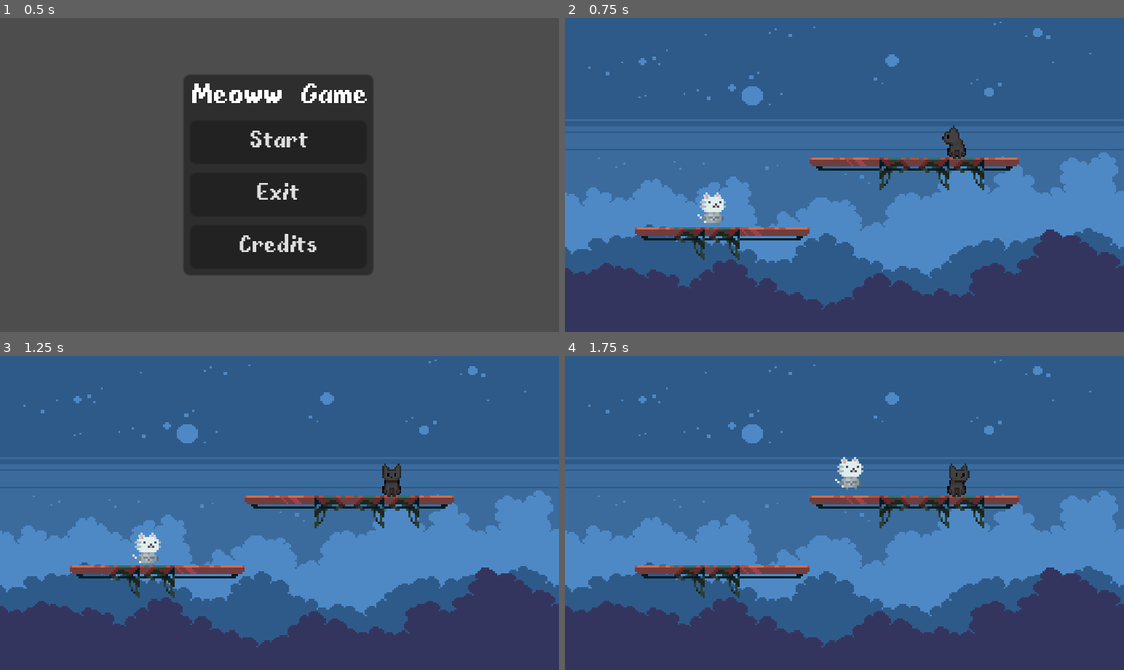
Above: before the commit, frames 1-4 (two rows, left to right).
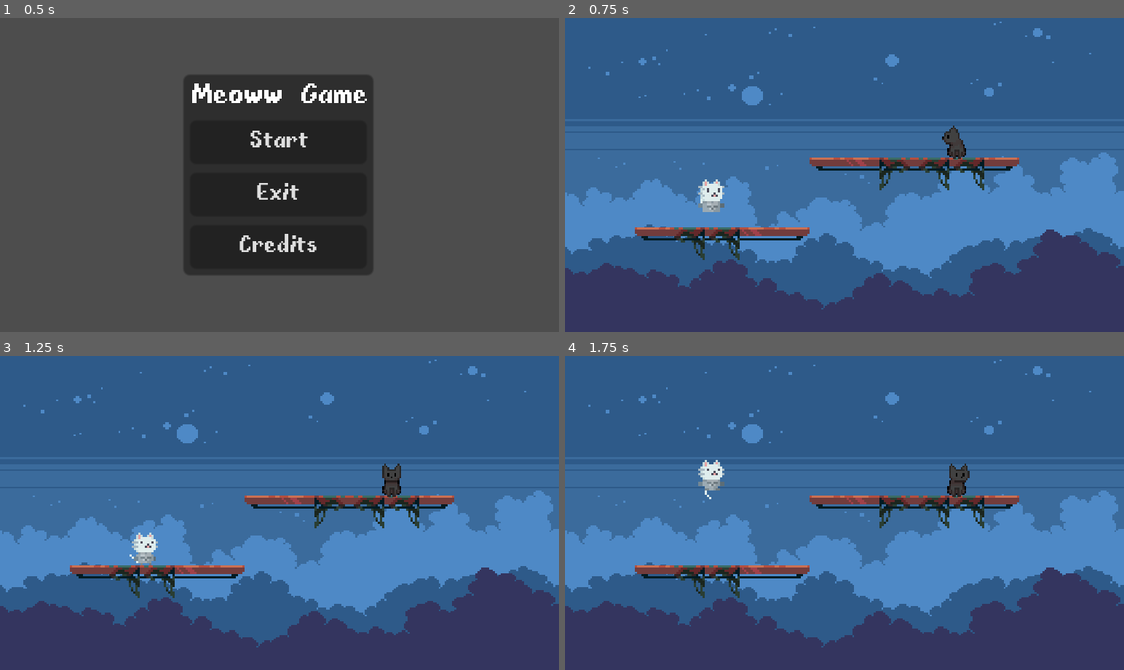
Above: after the commit, the same moments.

Repository: Cataaa0/Jueguito-Meowww
Game: Godot game, scene res://ui/main_menu.tscn
The game is run twice, just before and just after one commit, with the same random seed, the same clock (stepped at 60 frames per second) and the same inputs.
Inputs:
- Up to frame 1 (0.5 s): no input
- Up to frame 2 (0.75 s): click "Start" at 0.5 s
- Up to frame 3 (1.25 s): no input
- Up to frame 4 (1.75 s): tap Enter (ui_accept) at 1.25, 1.35 s; hold Right (ui_right) from 1.28 s (still down); tap W (jump, bound only after the commit) at 1.52, 1.55 s

Frame 1 is identical in both runs. In frame 2, 0.5% of the frame differs, in the area x 23-29%, y 51-66%; in frame 3, 0.2%; in frame 4, 0.7%, in the area x 23-54%, y 32-46%.

Commit message:
Added animation player

Diff:
--- a/project.godot
+++ b/project.godot
@@ -30,6 +30,21 @@
 "events": [Object(InputEventKey,"resource_local_to_scene":false,"resource_name":"","device":0,"window_id":0,"alt_presse …(181 unchanged characters)…
 ]
 }
+move_left={
+"deadzone": 0.5,
+"events": [Object(InputEventKey,"resource_local_to_scene":false,"resource_name":"","device":-1,"window_id":0,"alt_pressed":false,"shift_pressed":false,"ctrl_pressed":false,"meta_pressed":false,"pressed":false,"keycode":0,"physical_keycode":65,"key_label":0,"unicode":97,"echo":false,"script":null)
+]
+}
+move_right={
+"deadzone": 0.5,
+"events": [Object(InputEventKey,"resource_local_to_scene":false,"resource_name":"","device":-1,"window_id":0,"alt_pressed":false,"shift_pressed":false,"ctrl_pressed":false,"meta_pressed":false,"pressed":false,"keycode":0,"physical_keycode":68,"key_label":0,"unicode":100,"echo":false,"script":null)
+]
+}
+jump={
+"deadzone": 0.5,
+"events": [Object(InputEventKey,"resource_local_to_scene":false,"resource_name":"","device":-1,"window_id":0,"alt_pressed":false,"shift_pressed":false,"ctrl_pressed":false,"meta_pressed":false,"pressed":false,"keycode":0,"physical_keycode":87,"key_label":0,"unicode":119,"echo":false,"script":null)
+]
+}
 
 [rendering]
 
--- a/scenes/Player.gd
+++ b/scenes/Player.gd
@@ -1,28 +1,47 @@
 extends CharacterBody2D
 
+const SPEED = 140.0
+const JUMP_VELOCITY = -200.0
+const GRAVITY = 600
+const ACCELERATION = 1000
 
-const SPEED = 140.0
-const JUMP_VELOCITY = -300.0
-
-# Get the gravity from the project settings to be synced with RigidBody nodes.
-var gravity = ProjectSettings.get_setting("physics/2d/default_gravity")
+@onready var pivot = $Pivot
+@onready var animatiojn_player = $AnimationPlayer
+@onready var animation_tree = $AnimationTree
+@onready var playback = animation_tree.get("parameters/playback")
 
 
 func _physics_process(delta):
 	# Add the gravity.
 	if not is_on_floor():
-		velocity.y += gravity * delta
+		velocity.y += GRAVITY * delta
 
 	# Handle Jump.
-	if Input.is_action_just_pressed("ui_accept") and is_on_floor():
-		velocity.y = JUMP_VELOCITY
+	if Input.is_action_just_pressed("jump") and is_on_floor():
+		jump()
 
 	# Get the input direction and handle the movement/deceleration.
 	# As good practice, you should replace UI actions with custom gameplay actions.
-	var direction = Input.get_axis("ui_left", "ui_right")
-	if direction:
-		velocity.x = direction * SPEED
-	else:
-		velocity.x = move_toward(velocity.x, 0, SPEED)
+	var move_input = Input.get_axis("move_left", "move_right")
+	velocity.x = move_toward(velocity.x, move_input * SPEED, ACCELERATION * delta)
 
 	move_and_slide()
+
+	#Animation
+	if move_input:
+		pivot.scale.x = sign(move_input)
+
+	if is_on_floor():
+		if abs(velocity.x) > 10:
+			playback.travel("run")
+		else:
+			playback.travel("idle")
+	else:
+		if velocity.y<=0:
+			playback.travel("jump")
+		else:
+			playback.travel("jump_end")
+
+
+func jump():
+	velocity.y = JUMP_VELOCITY
--- a/scenes/Player.tscn
+++ b/scenes/Player.tscn
@@ -1,8 +1,210 @@
-[gd_scene load_steps=8 format=3 uid="uid://dj854holjp2fy"]
-
-[ext_resource type="Texture2D" uid="uid://bmknr6xu1io05" path="res://resources/Characters/Meow Knight/Meow-Knight_Idle.png" id="1_163vi"]
+[gd_scene load_steps=60 format=3 uid="uid://dj854holjp2fy"]
+
+[ext_resource type="Texture2D" uid="uid://krwk1rewn2gd" path="res://resources/Characters/Meow Knight/Meow-Knight_Idle.png" id="1_163vi"]
 [ext_resource type="Script" path="res://scenes/Player.gd" id="1_jxlft"]
-[ext_resource type="PackedScene" path="res://ui/pause_menu.tscn" id="3_rp563"]
+[ext_resource type="Texture2D" uid="uid://bf2ld5ypcyear" path="res://resources/Characters/Meow Knight/Meow-Knight_Jump.png" id="3_cypjx"]
+[ext_resource type="PackedScene" uid="uid://bestd74natrpd" path="res://ui/pause_menu.tscn" id="3_rp563"]
+[ext_resource type="Texture2D" uid="uid://cw6gut2oiftsp" path="res://resources/Characters/Meow Knight/Meow-Knight_Run.png" id="4_nfikw"]
+
+[sub_resource type="AtlasTexture" id="AtlasTexture_5j5j0"]
+atlas = ExtResource("1_163vi")
+region = Rect2(0, 0, 17, 20)
+
+[sub_resource type="AtlasTexture" id="AtlasTexture_wydgs"]
+atlas = ExtResource("1_163vi")
+region = Rect2(0, 20, 17, 20)
+
+[sub_resource type="AtlasTexture" id="AtlasTexture_22noa"]
+atlas = ExtResource("1_163vi")
+region = Rect2(0, 60, 17, 20)
+
+[sub_resource type="AtlasTexture" id="AtlasTexture_m25al"]
+atlas = ExtResource("1_163vi")
+region = Rect2(0, 40, 17, 20)
+
+[sub_resource type="AtlasTexture" id="AtlasTexture_uxnrn"]
+atlas = ExtResource("1_163vi")
+region = Rect2(0, 80, 17, 20)
+
+[sub_resource type="AtlasTexture" id="AtlasTexture_6jgxv"]
+atlas = ExtResource("1_163vi")
+region = Rect2(0, 100, 17, 20)
+
+[sub_resource type="AtlasTexture" id="AtlasTexture_4to00"]
+atlas = ExtResource("3_cypjx")
+region = Rect2(0, 0, 16, 20)
+
+[sub_resource type="AtlasTexture" id="AtlasTexture_g1dp1"]
+atlas = ExtResource("3_cypjx")
+region = Rect2(0, 20, 16, 20)
+
+[sub_resource type="AtlasTexture" id="AtlasTexture_4jnui"]
+atlas = ExtResource("3_cypjx")
+region = Rect2(0, 40, 16, 20)
+
+[sub_resource type="AtlasTexture" id="AtlasTexture_x8eos"]
+atlas = ExtResource("3_cypjx")
+region = Rect2(0, 60, 16, 20)
+
+[sub_resource type="AtlasTexture" id="AtlasTexture_8xlfa"]
+atlas = ExtResource("3_cypjx")
+region = Rect2(0, 80, 16, 20)
+
+[sub_resource type="AtlasTexture" id="AtlasTexture_brbgj"]
+atlas = ExtResource("3_cypjx")
+region = Rect2(0, 100, 16, 20)
+
+[sub_resource type="AtlasTexture" id="AtlasTexture_c8bel"]
+atlas = ExtResource("3_cypjx")
+region = Rect2(0, 120, 16, 20)
+
+[sub_resource type="AtlasTexture" id="AtlasTexture_j1ih2"]
+atlas = ExtResource("3_cypjx")
+region = Rect2(0, 140, 16, 20)
+
+[sub_resource type="AtlasTexture" id="AtlasTexture_nnxb8"]
+atlas = ExtResource("3_cypjx")
+region = Rect2(0, 160, 16, 20)
+
+[sub_resource type="AtlasTexture" id="AtlasTexture_unfut"]
+atlas = ExtResource("3_cypjx")
+region = Rect2(0, 180, 16, 20)
+
+[sub_resource type="AtlasTexture" id="AtlasTexture_tx7u0"]
+atlas = ExtResource("3_cypjx")
+region = Rect2(0, 200, 16, 20)
+
+[sub_resource type="AtlasTexture" id="AtlasTexture_tlw8m"]
+atlas = ExtResource("3_cypjx")
+region = Rect2(0, 220, 16, 20)
+
+[sub_resource type="AtlasTexture" id="AtlasTexture_vf5o6"]
+atlas = ExtResource("4_nfikw")
+region = Rect2(0, 0, 16, 20)
+
+[sub_resource type="AtlasTexture" id="AtlasTexture_c4jcm"]
+atlas = ExtResource("4_nfikw")
+region = Rect2(0, 20, 16, 20)
+
+[sub_resource type="AtlasTexture" id="AtlasTexture_4nyaj"]
+atlas = ExtResource("4_nfikw")
+region = Rect2(0, 40, 16, 20)
+
+[sub_resource type="AtlasTexture" id="AtlasTexture_hccll"]
+atlas = ExtResource("4_nfikw")
+region = Rect2(0, 60, 16, 20)
+
+[sub_resource type="AtlasTexture" id="AtlasTexture_wp4i1"]
+atlas = ExtResource("4_nfikw")
+region = Rect2(0, 80, 16, 20)
+
+[sub_resource type="AtlasTexture" id="AtlasTexture_ujbjq"]
+atlas = ExtResource("4_nfikw")
+region = Rect2(0, 100, 16, 20)
+
+[sub_resource type="AtlasTexture" id="AtlasTexture_mqqfm"]
+atlas = ExtResource("4_nfikw")
+region = Rect2(0, 120, 16, 20)
+
+[sub_resource type="AtlasTexture" id="AtlasTexture_jgbr2"]
+atlas = ExtResource("4_nfikw")
+region = Rect2(0, 140, 16, 20)
+
+[sub_resource type="SpriteFrames" id="SpriteFrames_ojgnc"]
+animations = [{
+"frames": [{
+"duration": 1.0,
+"texture": SubResource("AtlasTexture_5j5j0")
+}, {
+"duration": 1.0,
+"texture": SubResource("AtlasTexture_wydgs")
+}, {
+"duration": 1.0,
+"texture": SubResource("AtlasTexture_22noa")
+}, {
+"duration": 1.0,
+"texture": SubResource("AtlasTexture_m25al")
+}, {
+"duration": 1.0,
+"texture": SubResource("AtlasTexture_uxnrn")
+}, {
+"duration": 1.0,
+"texture": SubResource("AtlasTexture_6jgxv")
+}],
+"loop": true,
+"name": &"idle",
+"speed": 5.0
+}, {
+"frames": [{
+"duration": 1.0,
+"texture": SubResource("AtlasTexture_4to00")
+}, {
+"duration": 1.0,
+"texture": SubResource("AtlasTexture_g1dp1")
+}, {
+"duration": 1.0,
+"texture": SubResource("AtlasTexture_4jnui")
+}, {
+"duration": 1.0,
+"texture": SubResource("AtlasTexture_x8eos")
+}, {
+"duration": 1.0,
+"texture": SubResource("AtlasTexture_8xlfa")
+}, {
+"duration": 1.0,
+"texture": SubResource("AtlasTexture_brbgj")
+}, {
+"duration": 1.0,
+"texture": SubResource("AtlasTexture_c8bel")
+}, {
+"duration": 1.0,
+"texture": SubResource("AtlasTexture_j1ih2")
+}, {
+"duration": 1.0,
+"texture": SubResource("AtlasTexture_nnxb8")
+}, {
+"duration": 1.0,
+"texture": SubResource("AtlasTexture_unfut")
+}, {
+"duration": 1.0,
+"texture": SubResource("AtlasTexture_tx7u0")
+}, {
+"duration": 1.0,
+"texture": SubResource("AtlasTexture_tlw8m")
+}],
+"loop": true,
+"name": &"jump",
+"speed": 5.0
+}, {
+"frames": [{
+"duration": 1.0,
+"texture": SubResource("AtlasTexture_vf5o6")
+}, {
+"duration": 1.0,
+"texture": SubResource("AtlasTexture_c4jcm")
+}, {
+"duration": 1.0,
+"texture": SubResource("AtlasTexture_4nyaj")
+}, {
+"duration": 1.0,
+"texture": SubResource("AtlasTexture_hccll")
+}, {
+"duration": 1.0,
+"texture": SubResource("AtlasTexture_wp4i1")
+}, {
+"duration": 1.0,
+"texture": SubResource("AtlasTexture_ujbjq")
+}, {
+"duration": 1.0,
+"texture": SubResource("AtlasTexture_mqqfm")
+}, {
+"duration": 1.0,
+"texture": SubResource("AtlasTexture_jgbr2")
+}],
+"loop": true,
+"name": &"run",
+"speed": 5.0
+}]
 
 [sub_resource type="CapsuleShape2D" id="CapsuleShape2D_ba3ym"]
 radius = 4.0
@@ -10,99 +212,259 @@
 
 [sub_resource type="Animation" id="Animation_300rx"]
 length = 0.001
-tracks/0/type = "value"
-tracks/0/imported = false
-tracks/0/enabled = true
-tracks/0/path = NodePath("Meow-knightIdle:hframes")
-tracks/0/interp = 1
-tracks/0/loop_wrap = true
-tracks/0/keys = {
-"times": PackedFloat32Array(0),
-"transitions": PackedFloat32Array(1),
-"update": 1,
-"values": [1]
-}
-tracks/1/type = "value"
-tracks/1/imported = false
-tracks/1/enabled = true
-tracks/1/path = NodePath("Meow-knightIdle:vframes")
-tracks/1/interp = 1
-tracks/1/loop_wrap = true
-tracks/1/keys = {
-"times": PackedFloat32Array(0),
-"transitions": PackedFloat32Array(1),
-"update": 1,
-"values": [6]
-}
-tracks/2/type = "value"
-tracks/2/imported = false
-tracks/2/enabled = true
-tracks/2/path = NodePath("Meow-knightIdle:frame")
-tracks/2/interp = 1
-tracks/2/loop_wrap = true
-tracks/2/keys = {
-"times": PackedFloat32Array(0),
-"transitions": PackedFloat32Array(1),
-"update": 1,
-"values": [0]
-}
 
 [sub_resource type="Animation" id="Animation_52ck8"]
 resource_name = "idle"
 length = 1.65
-loop_mode = 2
+loop_mode = 1
 step = 0.3
 tracks/0/type = "value"
 tracks/0/imported = false
 tracks/0/enabled = true
-tracks/0/path = NodePath("Meow-knightIdle:hframes")
-tracks/0/interp = 1
-tracks/0/loop_wrap = true
-tracks/0/keys = {
-"times": PackedFloat32Array(0),
-"transitions": PackedFloat32Array(1),
-"update": 1,
-"values": [1]
-}
-tracks/1/type = "value"
-tracks/1/imported = false
-tracks/1/enabled = true
-tracks/1/path = NodePath("Meow-knightIdle:vframes")
-tracks/1/interp = 1
-tracks/1/loop_wrap = true
-tracks/1/keys = {
-"times": PackedFloat32Array(0),
-"transitions": PackedFloat32Array(1),
-"update": 1,
-"values": [6]
-}
-tracks/2/type = "value"
-tracks/2/imported = false
-tracks/2/enabled = true
-tracks/2/path = NodePath("Meow-knightIdle:frame")
-tracks/2/interp = 1
-tracks/2/loop_wrap = true
-tracks/2/keys = {
+tracks/0/path = NodePath("Pivot/AnimatedSprite2D:animation")
+tracks/0/interp = 1
+tracks/0/loop_wrap = true
+tracks/0/keys = {
+"times": PackedFloat32Array(0),
+"transitions": PackedFloat32Array(1),
+"update": 1,
+"values": [&"idle"]
+}
+tracks/1/type = "value"
+tracks/1/imported = false
+tracks/1/enabled = true
+tracks/1/path = NodePath("Pivot/AnimatedSprite2D:frame")
+tracks/1/interp = 1
+tracks/1/loop_wrap = true
+tracks/1/keys = {
 "times": PackedFloat32Array(0, 0.3, 0.6, 0.9, 1.2, 1.5),
 "transitions": PackedFloat32Array(1, 1, 1, 1, 1, 1),
 "update": 1,
 "values": [0, 1, 2, 3, 4, 5]
+}
+
+[sub_resource type="Animation" id="Animation_1rwqc"]
+resource_name = "run"
+length = 1.6
+loop_mode = 1
+tracks/0/type = "value"
+tracks/0/imported = false
+tracks/0/enabled = true
+tracks/0/path = NodePath("Pivot/AnimatedSprite2D:animation")
+tracks/0/interp = 1
+tracks/0/loop_wrap = true
+tracks/0/keys = {
+"times": PackedFloat32Array(0),
+"transitions": PackedFloat32Array(1),
+"update": 1,
+"values": [&"run"]
+}
+tracks/1/type = "value"
+tracks/1/imported = false
+tracks/1/enabled = true
+tracks/1/path = NodePath("Pivot/AnimatedSprite2D:frame")
+tracks/1/interp = 1
+tracks/1/loop_wrap = true
+tracks/1/keys = {
+"times": PackedFloat32Array(0, 0.2, 0.4, 0.6, 0.8, 1, 1.2, 1.4),
+"transitions": PackedFloat32Array(1, 1, 1, 1, 1, 1, 1, 1),
+"update": 1,
+"values": [0, 1, 2, 3, 4, 5, 6, 7]
+}
+
+[sub_resource type="Animation" id="Animation_gqyg3"]
+resource_name = "jump"
+length = 0.2
+tracks/0/type = "value"
+tracks/0/imported = false
+tracks/0/enabled = true
+tracks/0/path = NodePath("Pivot/AnimatedSprite2D:animation")
+tracks/0/interp = 1
+tracks/0/loop_wrap = true
+tracks/0/keys = {
+"times": PackedFloat32Array(0),
+"transitions": PackedFloat32Array(1),
+"update": 1,
+"values": [&"jump"]
+}
+tracks/1/type = "value"
+tracks/1/imported = false
+tracks/1/enabled = true
+tracks/1/path = NodePath("Pivot/AnimatedSprite2D:frame")
+tracks/1/interp = 1
+tracks/1/loop_wrap = true
+tracks/1/keys = {
+"times": PackedFloat32Array(0),
+"transitions": PackedFloat32Array(1),
+"update": 1,
+"values": [5]
+}
+
+[sub_resource type="Animation" id="Animation_6o1i2"]
+resource_name = "fall"
+length = 0.8
+tracks/0/type = "value"
+tracks/0/imported = false
+tracks/0/enabled = true
+tracks/0/path = NodePath("Pivot/AnimatedSprite2D:animation")
+tracks/0/interp = 1
+tracks/0/loop_wrap = true
+tracks/0/keys = {
+"times": PackedFloat32Array(0),
+"transitions": PackedFloat32Array(1),
+"update": 1,
+"values": [&"jump"]
+}
+tracks/1/type = "value"
+tracks/1/imported = false
+tracks/1/enabled = true
+tracks/1/path = NodePath("Pivot/AnimatedSprite2D:frame")
+tracks/1/interp = 1
+tracks/1/loop_wrap = true
+tracks/1/keys = {
+"times": PackedFloat32Array(0, 0.2, 0.4, 0.6),
+"transitions": PackedFloat32Array(1, 1, 1, 1),
+"update": 1,
+"values": [5, 6, 7, 8]
+}
+
+[sub_resource type="Animation" id="Animation_u7awj"]
+resource_name = "start_jump"
+length = 0.15
+step = 0.05
+tracks/0/type = "value"
+tracks/0/imported = false
+tracks/0/enabled = true
+tracks/0/path = NodePath("Pivot/AnimatedSprite2D:animation")
+tracks/0/interp = 1
+tracks/0/loop_wrap = true
+tracks/0/keys = {
+"times": PackedFloat32Array(0),
+"transitions": PackedFloat32Array(1),
+"update": 1,
+"values": [&"jump"]
+}
+tracks/1/type = "value"
+tracks/1/imported = false
+tracks/1/enabled = true
+tracks/1/path = NodePath("Pivot/AnimatedSprite2D:frame")
+tracks/1/interp = 1
+tracks/1/loop_wrap = true
+tracks/1/keys = {
+"times": PackedFloat32Array(0, 0.05, 0.1),
+"transitions": PackedFloat32Array(1, 1, 1),
+"update": 1,
+"values": [0, 1, 3]
+}
+
+[sub_resource type="Animation" id="Animation_hj6bt"]
+resource_name = "jump_end"
+length = 0.6
+tracks/0/type = "value"
+tracks/0/imported = false
+tracks/0/enabled = true
+tracks/0/path = NodePath("Pivot/AnimatedSprite2D:animation")
+tracks/0/interp = 1
+tracks/0/loop_wrap = true
+tracks/0/keys = {
+"times": PackedFloat32Array(0),
+"transitions": PackedFloat32Array(1),
+"update": 1,
+"values": [&"jump"]
+}
+tracks/1/type = "value"
+tracks/1/imported = false
+tracks/1/enabled = true
+tracks/1/path = NodePath("Pivot/AnimatedSprite2D:frame")
+tracks/1/interp = 1
+tracks/1/loop_wrap = true
+tracks/1/keys = {
+"times": PackedFloat32Array(0, 0.2, 0.4),
+"transitions": PackedFloat32Array(1, 1, 1),
+"update": 1,
+"values": [9, 10, 11]
 }
 
 [sub_resource type="AnimationLibrary" id="AnimationLibrary_amy6m"]
 _data = {
 "RESET": SubResource("Animation_300rx"),
-"idle": SubResource("Animation_52ck8")
-}
-
-[node name="CharacterBody2D2" type="CharacterBody2D"]
+"fall": SubResource("Animation_6o1i2"),
+"idle": SubResource("Animation_52ck8"),
+"jump": SubResource("Animation_gqyg3"),
+"jump_end": SubResource("Animation_hj6bt"),
+"run": SubResource("Animation_1rwqc"),
+"start_jump": SubResource("Animation_u7awj")
+}
+
+[sub_resource type="AnimationNodeAnimation" id="AnimationNodeAnimation_43bu6"]
+animation = &"fall"
+
+[sub_resource type="AnimationNodeAnimation" id="AnimationNodeAnimation_ftfb1"]
+animation = &"idle"
+
+[sub_resource type="AnimationNodeAnimation" id="AnimationNodeAnimation_pon8m"]
+animation = &"jump"
+
+[sub_resource type="AnimationNodeAnimation" id="AnimationNodeAnimation_jpkvx"]
+animation = &"jump_end"
+
+[sub_resource type="AnimationNodeAnimation" id="AnimationNodeAnimation_715f5"]
+animation = &"run"
+
+[sub_resource type="AnimationNodeAnimation" id="AnimationNodeAnimation_6sf06"]
+animation = &"start_jump"
+
+[sub_resource type="AnimationNodeStateMachineTransition" id="AnimationNodeStateMachineTransition_vv1yd"]
+advance_mode = 2
+
+[sub_resource type="AnimationNodeStateMachineTransition" id="AnimationNodeStateMachineTransition_x26ya"]
+
+[sub_resource type="AnimationNodeStateMachineTransition" id="AnimationNodeStateMachineTransition_c5agr"]
+
+[sub_resource type="AnimationNodeStateMachineTransition" id="AnimationNodeStateMachineTransition_lx4wt"]
+
+[sub_resource type="AnimationNodeStateMachineTransition" id="AnimationNodeStateMachineTransition_jtm26"]
+switch_mode = 2
+
+[sub_resource type="AnimationNodeStateMachineTransition" id="AnimationNodeStateMachineTransition_oh3vo"]
+
+[sub_resource type="AnimationNodeStateMachineTransition" id="AnimationNodeStateMachineTransition_a8uns"]
+
+[sub_resource type="AnimationNodeStateMachineTransition" id="AnimationNodeStateMachineTransition_dc08g"]
+
+[sub_resource type="AnimationNodeStateMachineTransition" id="AnimationNodeStateMachineTransition_pa5jh"]
+switch_mode = 2
+
+[sub_resource type="AnimationNodeStateMachineTransition" id="AnimationNodeStateMachineTransition_4miyb"]
+
+[sub_resource type="AnimationNodeStateMachine" id="AnimationNodeStateMachine_e8wyg"]
+states/fall/node = SubResource("AnimationNodeAnimation_43bu6")
+states/fall/position = Vector2(689, 247.316)
+states/idle/node = SubResource("AnimationNodeAnimation_ftfb1")
+states/idle/position = Vector2(322, 100)
+states/jump/node = SubResource("AnimationNodeAnimation_pon8m")
+states/jump/position = Vector2(550, 247.316)
+states/jump_end/node = SubResource("AnimationNodeAnimation_jpkvx")
+states/jump_end/position = Vector2(809, 206.316)
+states/run/node = SubResource("AnimationNodeAnimation_715f5")
+states/run/position = Vector2(466, 100)
+states/start_jump/node = SubResource("AnimationNodeAnimation_6sf06")
+states/start_jump/position = Vector2(406, 206.316)
+transitions = ["Start", "idle", SubResource("AnimationNodeStateMachineTransition_vv1yd"), "idle", "run", SubResource("AnimationNodeStateMachineTransition_x26ya"), "run", "idle", SubResource("AnimationNodeStateMachineTransition_c5agr"), "idle", "start_jump", SubResource("AnimationNodeStateMachineTransition_lx4wt"), "start_jump", "jump", SubResource("AnimationNodeStateMachineTransition_jtm26"), "jump", "fall", SubResource("AnimationNodeStateMachineTransition_oh3vo"), "idle", "fall", SubResource("AnimationNodeStateMachineTransition_a8uns"), "fall", "jump_end", SubResource("AnimationNodeStateMachineTransition_dc08g"), "jump_end", "idle", SubResource("AnimationNodeStateMachineTransition_pa5jh"), "jump_end", "run", SubResource("AnimationNodeStateMachineTransition_4miyb")]
+graph_offset = Vector2(0, 80.2281)
+
+[sub_resource type="AnimationNodeStateMachinePlayback" id="AnimationNodeStateMachinePlayback_mjvdb"]
+
+[node name="Player" type="CharacterBody2D"]
 script = ExtResource("1_jxlft")
 
-[node name="Meow-knightIdle" type="Sprite2D" parent="."]
-position = Vector2(2, -9)
-rotation = -0.000651234
-texture = ExtResource("1_163vi")
-vframes = 6
+[node name="Pivot" type="Node2D" parent="."]
+
+[node name="AnimatedSprite2D" type="AnimatedSprite2D" parent="Pivot"]
+position = Vector2(1, -6)
+sprite_frames = SubResource("SpriteFrames_ojgnc")
+animation = &"jump"
+frame = 3
 
 [node name="CollisionShape2D" type="CollisionShape2D" parent="."]
 position = Vector2(1, -3)
@@ -116,3 +478,9 @@
 [node name="CanvasLayer" type="CanvasLayer" parent="."]
 
 [node name="PauseMenu" parent="CanvasLayer" instance=ExtResource("3_rp563")]
+
+[node name="AnimationTree" type="AnimationTree" parent="."]
+tree_root = SubResource("AnimationNodeStateMachine_e8wyg")
+anim_player = NodePath("../AnimationPlayer")
+active = true
+parameters/playback = SubResource("AnimationNodeStateMachinePlayback_mjvdb")
Binary file removed: resources/Characters/Meow Knight/Meow-Knight_Attack_1.png
Not shown, removed: resources/Characters/Meow Knight/Meow-Knight_Attack_1.png.import
Binary file removed: resources/Characters/Meow Knight/Meow-Knight_Attack_2.png
Not shown, removed: resources/Characters/Meow Knight/Meow-Knight_Attack_2.png.import
Binary file removed: resources/Characters/Meow Knight/Meow-Knight_Attack_3.png
Not shown, removed: resources/Characters/Meow Knight/Meow-Knight_Attack_3.png.import
Binary file removed: resources/Characters/Meow Knight/Meow-Knight_Attack_4.png
Not shown, removed: resources/Characters/Meow Knight/Meow-Knight_Attack_4.png.import
Binary file removed: resources/Characters/Meow Knight/Meow-Knight_Death.png
Not shown, removed: resources/Characters/Meow Knight/Meow-Knight_Death.png.import
Binary file removed: resources/Characters/Meow Knight/Meow-Knight_Dodge.png
Not shown, removed: resources/Characters/Meow Knight/Meow-Knight_Dodge.png.import
(and 9 more such lines)
